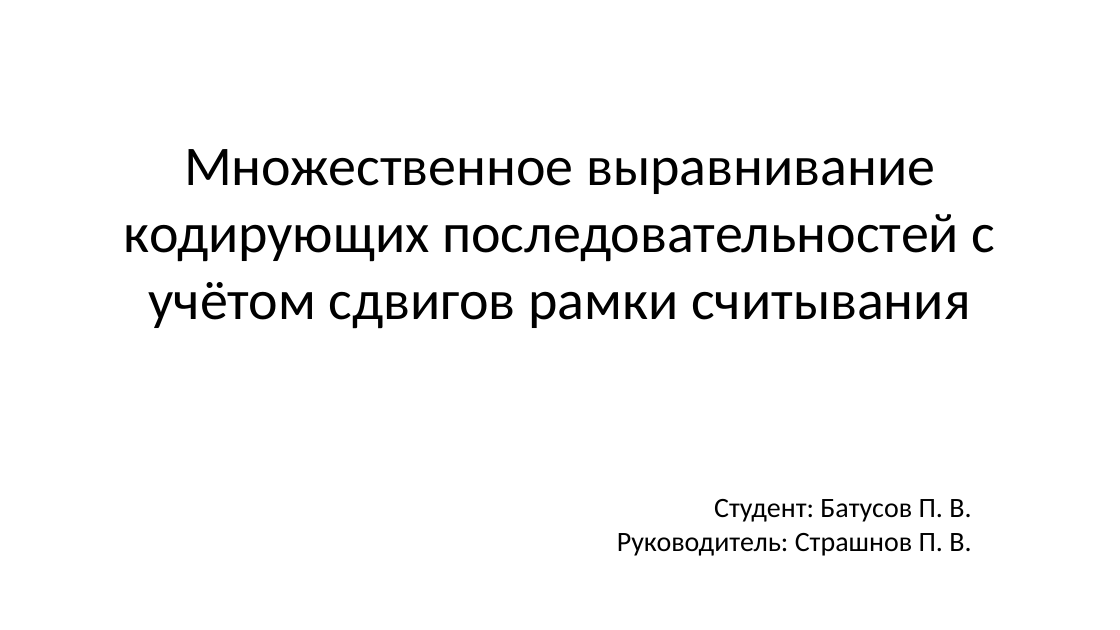
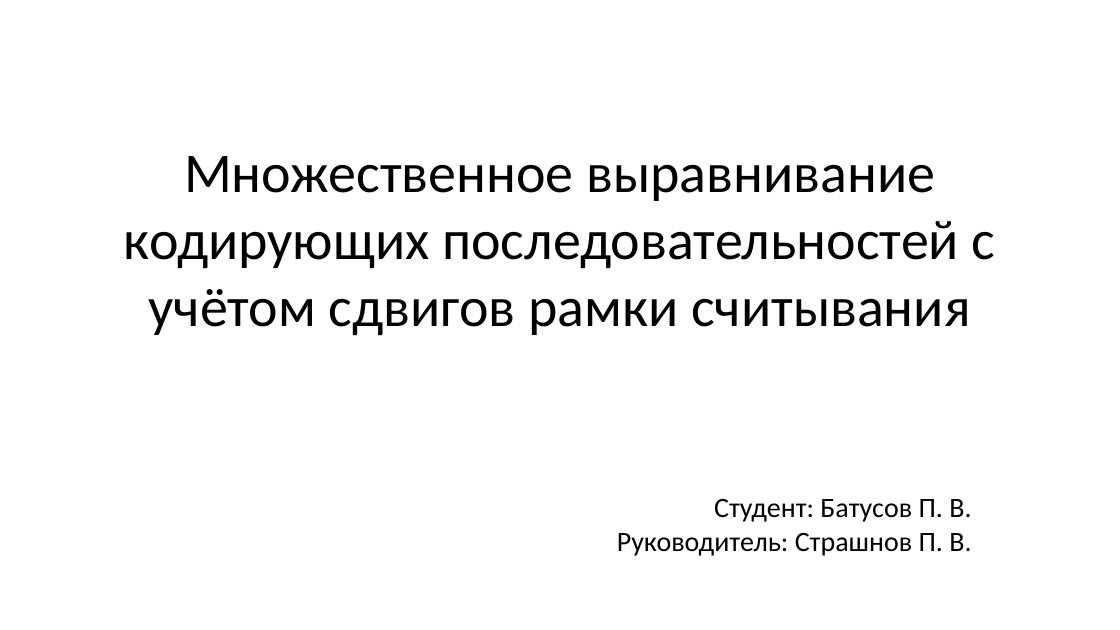
Before and after one commit to BioInfoTools/MACSE, a slide deck: slide 1 of Documentation/presentation/presentation.pptx. Drawn at 1120x630 pixels with LibreOffice and Linux fonts; fonts in the diff are those of the drawing. Boxes give left, top, right and bottom in pixels: in the first picture for what was removed or moved away, otherwise in the second. Text is boxed around its words. In the diff, an @@ line names an element or a change of style, - is before the commit and + after.

```diff
--- a/Documentation/presentation/presentation.pptx
+++ b/Documentation/presentation/presentation.pptx
@@ text "Множественное выравнивание кодирующих последовательностей с ...": place and size @@
-text "Множественное выравнивание кодирующих последовательностей с ..." at (124, 149, 996, 329)
+text "Множественное выравнивание кодирующих последовательностей с ..." at (124, 156, 996, 336)
```
Also in this commit, not shown: 1 other slide changed, 5 slides added, 1 slide removed, 2 other files.
